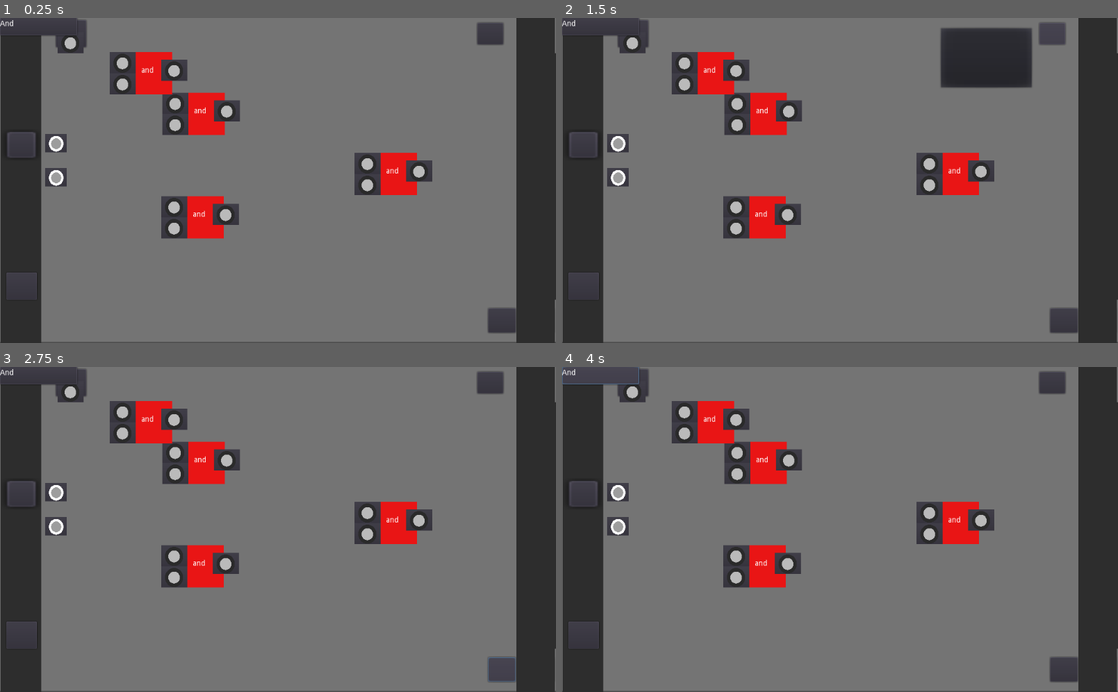
Above: before the commit, frames 1-4 (two rows, left to right).
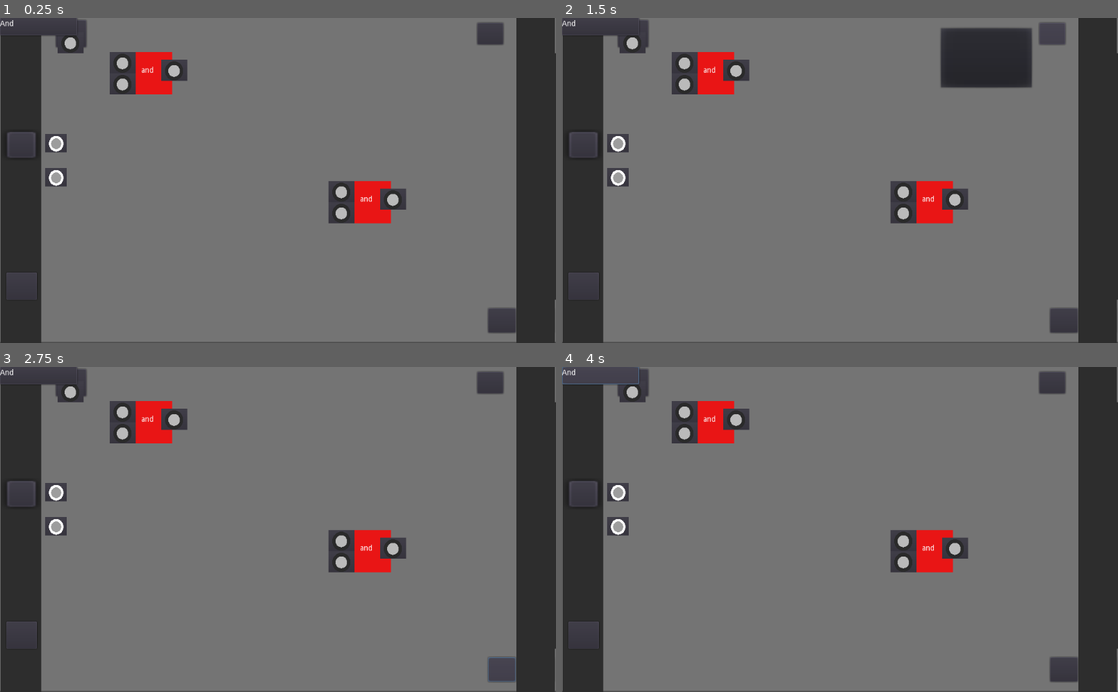
Above: after the commit, the same moments.

Repository: Boyquotes/Logic_Gates
Game: Godot game, scene res://Control.tscn
Same seed, same stepped clock (60 frames per second), same inputs: the game is played once before the commit and once after it. This scene is started directly instead of the project's main scene.
Inputs (mouse positions are in pixels of both pictures, inside the frame that each line leads up to):
- Up to frame 1 (0.25 s): no input
- Up to frame 2 (1.5 s): click (1101, 34) at 0.5 s; click (1051, 34) at 1.25 s
- Up to frame 3 (2.75 s): click (500, 669) at 2 s
- Up to frame 4 (4 s): click (634, 383) at 2.75 s; click (612, 380) at 3.52 s

The runs differ from the first frame. In frame 1, 6.2% of the frame differs, in the area x 29-78%, y 22-68%; in frame 2, 6.2%; in frame 3, 6.2%; in frame 4, 6.2%.
Error in both runs: Unable to iterate on object of type 'Nil'. (res://gate_pop.gd:11)

Commit message:
you can now remove buttons

Diff:
--- a/board.tscn
+++ b/board.tscn
@@ -6,6 +6,7 @@
 [ext_resource path="res://board.gd" type="Script" id=4]
 [ext_resource path="res://gate.tscn" type="PackedScene" id=5]
 [ext_resource path="res://gate_popup.tscn" type="PackedScene" id=6]
+[ext_resource path="res://remove_gate.gd" type="Script" id=7]
 
 [node name="board" type="ColorRect"]
 margin_left = -1.92297
@@ -63,6 +64,7 @@
 margin_top = 544.617
 margin_right = 952.402
 margin_bottom = 589.617
+script = ExtResource( 7 )
 __meta__ = {
 "_edit_use_anchors_": false
 }
@@ -83,24 +85,14 @@
 "_edit_use_anchors_": false
 }
 
-[node name="gate" parent="." instance=ExtResource( 5 )]
-margin_left = 323.528
-margin_top = 337.748
-margin_right = 363.528
-margin_bottom = 377.748
-
-[node name="gate2" parent="." instance=ExtResource( 5 )]
-margin_left = 680.313
-margin_top = 257.519
-margin_right = 720.313
-margin_bottom = 297.519
-
 [node name="gate3" parent="." instance=ExtResource( 5 )]
-margin_left = 326.359
-margin_top = 147.085
-margin_right = 366.359
-margin_bottom = 187.085
+margin_left = 632.175
+margin_top = 310.376
+margin_right = 672.175
+margin_bottom = 350.376
 [connection signal="pressed" from="remove_output" to="output_board" method="_on_remove_output_pressed"]
 [connection signal="pressed" from="add_output" to="output_board" method="_on_add_output_pressed"]
 [connection signal="pressed" from="open_popup" to="gate_popup" method="_on_add_gate_pressed"]
+[connection signal="mouse_entered" from="remove_gate" to="remove_gate" method="_on_remove_gate_mouse_entered"]
+[connection signal="mouse_exited" from="remove_gate" to="remove_gate" method="_on_remove_gate_mouse_exited"]
 [connection signal="pressed" from="Save" to="." method="_on_Save_pressed"]
--- /dev/null
+++ b/remove_gate.gd
@@ -0,0 +1,23 @@
+extends Button
+
+var pressd = false
+var p
+var area
+
+func _ready():
+	p = self.get_parent()
+	area = Rect2(self.rect_position, self.rect_size)
+
+func _input(event):
+	if event is InputEventMouseButton:
+		if pressd:
+			if area.has_point(get_global_mouse_position()):
+				print("()")
+				for i in p.get_children():
+					var nm = i.get_name()
+					if not "input_board" in nm and not "output_board" in nm and not "remove_out" in nm and not "add_output" in nm and not "open_popup" in nm and not "remove_gate" in nm and not "gate_popup" in nm and not "Save" in nm:
+						if Rect2(i.rect_position, i.rect_size).has_point(get_global_mouse_position()):
+							p.remove_child(i)
+			pressd = false
+		else:
+			pressd = true
Not shown: 1 places in board.tscn that only renumber resources
